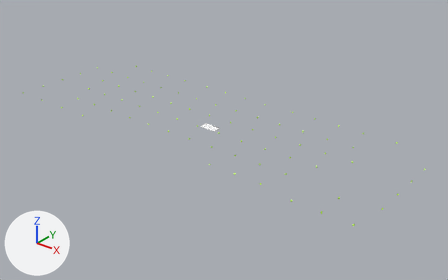
Renders of the glTF model public/case.glb from each side of a commit.
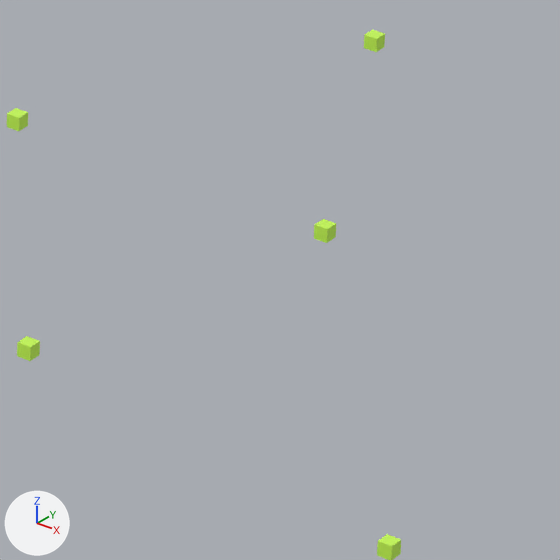
The first picture shows the older version from a 50 mm camera at (326.0, -388.0, 233.0) aimed at (16.0, 0.0, -8.0). The close-ups show the older and then the newer version on the part from 58% to 68% of the width and 55% to 72% of the height of that picture. Only the edits that show in the close-ups are written down. Every picture has the same lights, and +X, +Y and +Z are marked at lower left. Where no turn or scale is listed for an object, it has been applied to the vertices.

Names of what the first close-up shows: 'KC_LEFT', 'KC_QUOT', 'KC_RCTL (1)', 'KC_RSFT', 'KC_SLSH'.
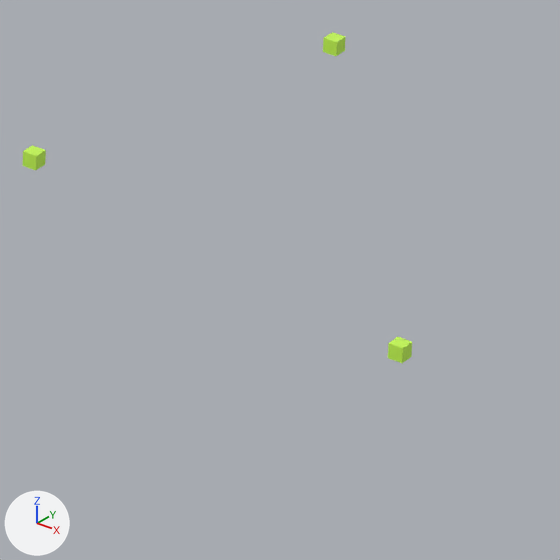
Changed parts and their boxes [x1, y1, x2, y2] in the close-ups (560 x 560 px):
'KC_LEFT', moved
    before: [377, 534, 401, 560]
    after: [388, 337, 412, 363]
'KC_RSFT', moved
    before: [314, 219, 336, 243]
    after: [323, 32, 346, 56]
'KC_RCTL', moved (not visible before)
    after: [22, 145, 46, 170]
'KC_RCTL (1)', moved (not visible afterwards)
    before: [17, 336, 40, 361]
'KC_SLSH', moved (not visible afterwards)
    before: [7, 108, 28, 131]
'KC_QUOT', moved (not visible afterwards)
    before: [364, 29, 385, 52]

The change in detail:
Object 'KC_QUOT' (ob_kc_quot) moves from (94.78, -15.19, 5.7) to (94.78, -15.19, 19.12).
Object 'KC_RSFT' (ob_kc_rsft) moves from (106.78, -39.25, 5.7) to (106.78, -39.25, 19.12).
Object 'KC_SLSH' (ob_kc_slsh) moves from (82.65, -39.25, 5.7) to (82.65, -39.25, 19.12).
Object 'KC_RCTL' (ob_kc_rctl) moves from (-188.05, -63.31, 5.7) to (100.78, -63.31, 19.12).
Object 'KC_LEFT' (ob_kc_left) moves from (131.13, -69.15, 5.7) to (131.13, -69.15, 19.12).
Object 'KC_RCTL (1)' (ob_kc_rctl__1) moves from (100.78, -63.31, 5.7) to (-157.87, -63.31, 19.12).
